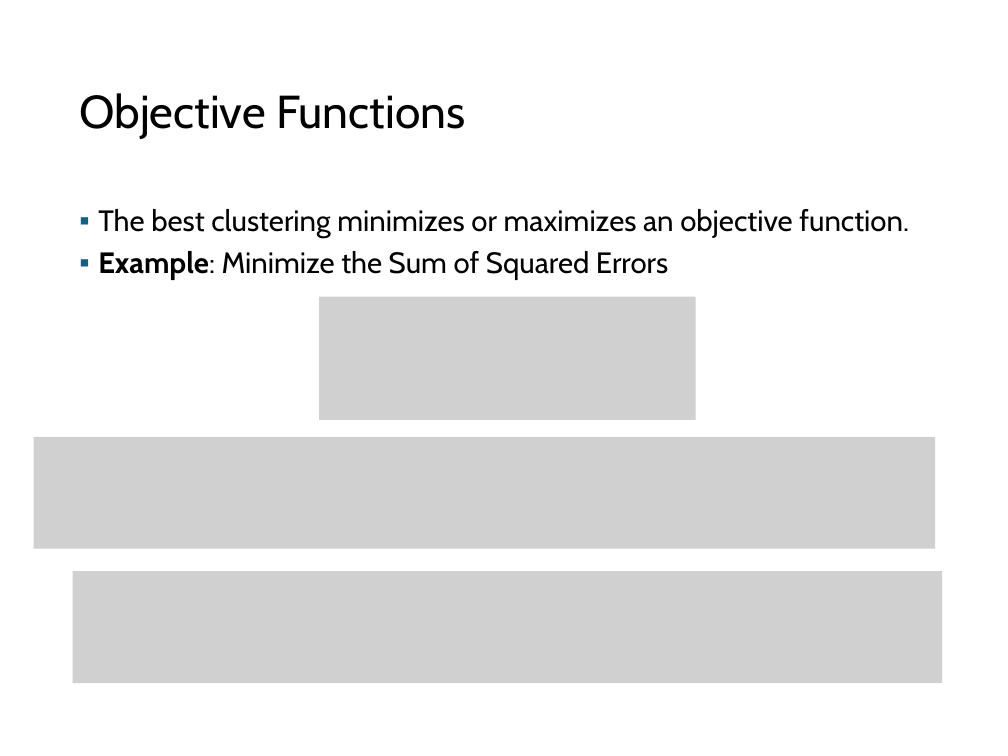
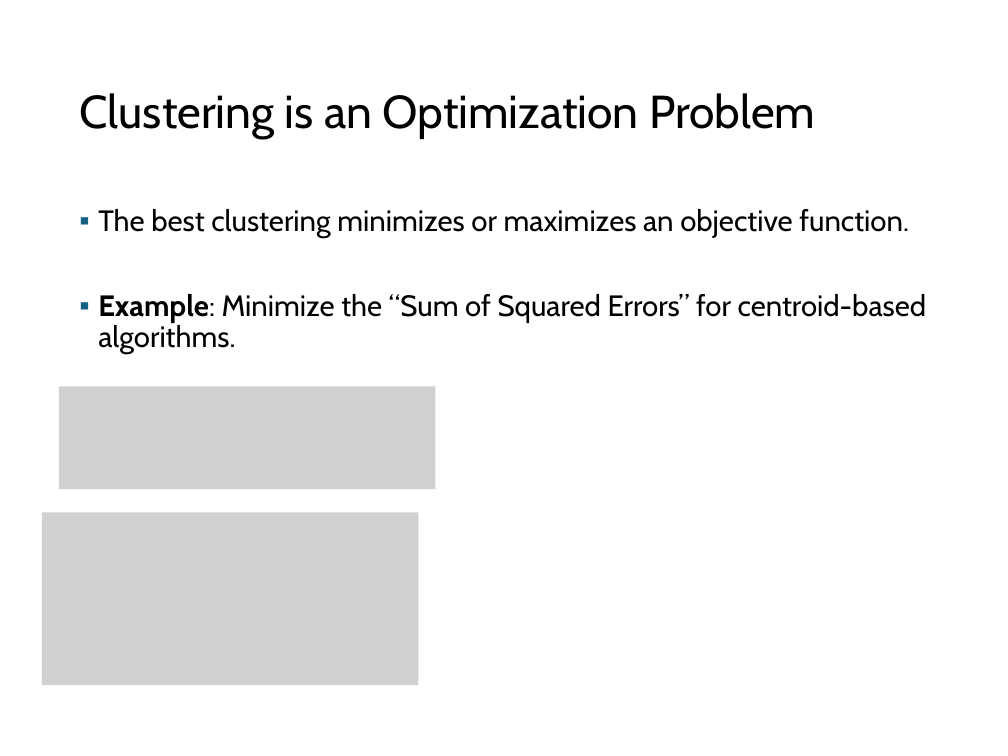
Before and after one commit to mhahsler/Introduction_to_Data_Mining_R_Examples, a slide deck: slide 21 of slides/chap7_basic_cluster_analysis.pptx. Drawn at 1008x756 pixels with LibreOffice and Linux fonts; fonts in the diff are those of the drawing; grey boxes stand for pictures. Boxes give left, top, right and bottom in pixels: in the first picture for what was removed or moved away, otherwise in the second. Text is boxed around its words. In the diff, an @@ line names an element or a change of style, - is before the commit and + after.

```diff
--- a/slides/chap7_basic_cluster_analysis.pptx
+++ b/slides/chap7_basic_cluster_analysis.pptx
@@ title at [79, 93, 815, 139]: text changed @@
-Objective Functions
+Clustering is an Optimization Problem
@@ text at [98, 294, 926, 355]: text changed @@
-▪ Example: Minimize the Sum of Squared Errors
+▪ Example: Minimize the “Sum of Squared Errors” for centroid-based algorithms.
@@ picture removed at [320, 296, 697, 419] @@
@@ picture added at [58, 386, 435, 489] @@
@@ picture removed at [33, 436, 934, 548] @@
@@ picture added at [42, 512, 419, 685] @@
@@ picture removed at [73, 572, 941, 683] @@
```
Also in this commit, not shown: 10 other slides changed, 2 slides added, 1 other file.
